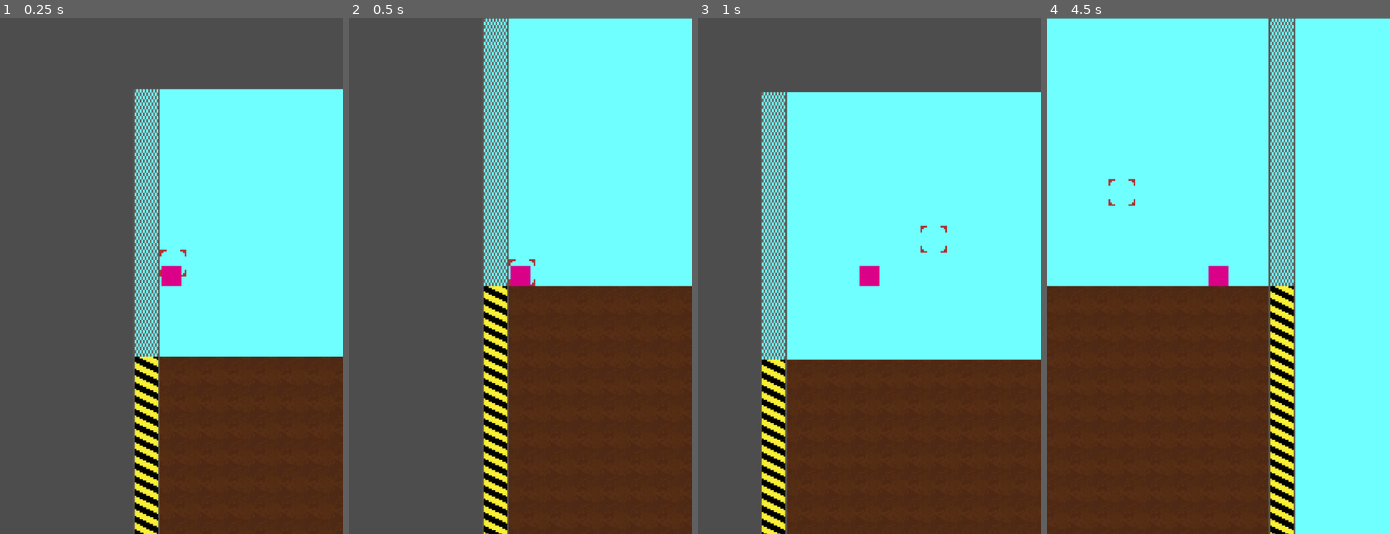
Above: before the commit, frames 1-4 (left to right).
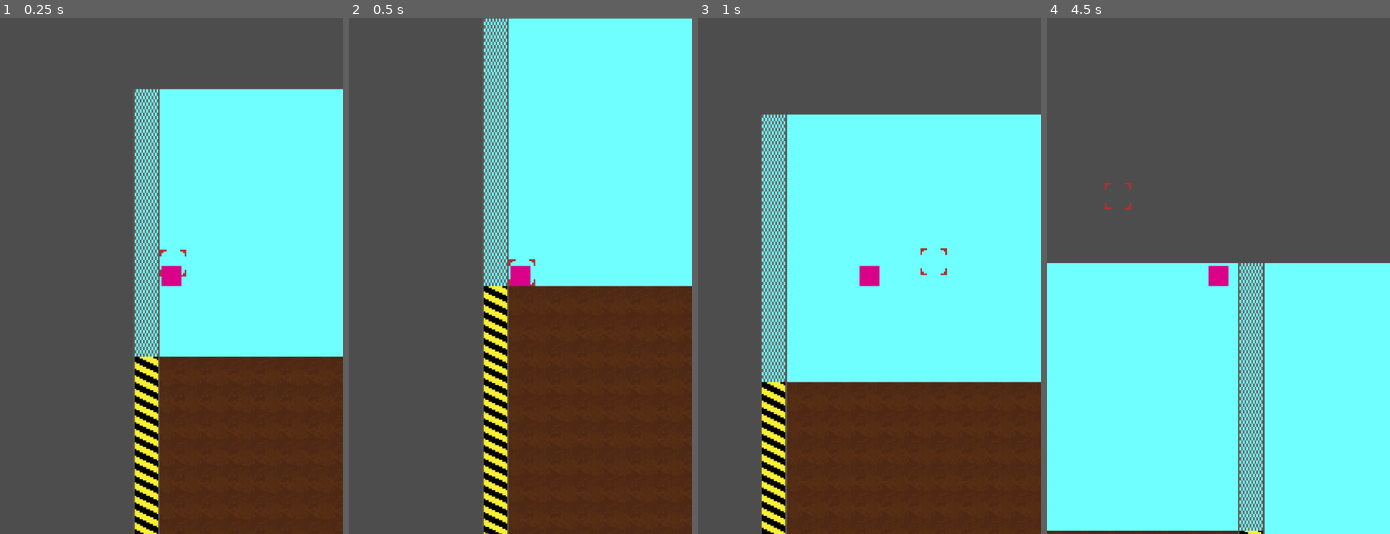
Above: after the commit, the same moments.

Repository: brikr/ludum-dare-57
Game: Godot game, scene res://scenes/main/main.tscn
Two runs of this game, one before a commit and one after it. Both use one fixed random seed, a clock stepped at 60 frames per second and the inputs below.
Inputs (mouse positions are in pixels of both pictures, inside the frame that each line leads up to):
- Up to frame 1 (0.25 s): no input
- Up to frame 2 (0.5 s): no input
- Up to frame 3 (1 s): move the mouse to (944, 250) at 0.52 s; hold D (move_right) from 0.53 s (still down); hold Space (jump) from 0.53 s (still down)
- Up to frame 4 (4.5 s): move the mouse to (1149, 301) at 1.27 s; release Space (jump) at 1.28 s; click (1149, 301) at 1.35 s; tap Space (jump) at 1.52, 1.55, 1.82, 3.02, 3.05, 3.32 s; move the mouse to (1252, 162) at 2.02 s; release D (move_right) at 2.03 s; hold A (move_left) 2.03-2.78 s; hold Space (jump) 2.03-2.78 s; move the mouse to (1201, 379) at 2.77 s; hold D (move_right) 2.78-4.28 s; click (1201, 379) at 2.85 s; move the mouse to (1321, 353) at 3.52 s; hold Space (jump) 3.53-4.28 s; move the mouse to (1115, 198) at 4.27 s; hold A (move_left) from 4.28 s (still down); click (1115, 198) at 4.35 s

Frame 1 is identical in both runs. In frame 2, less than 0.1% of the frame differs, in the area x 39-46%, y 5-100%; in frame 3, 11%; in frame 4, 82%, in the area x 0-100%, y 0-100%.

Commit message:
jetpack physics

Diff:
--- a/scenes/player/player.gd
+++ b/scenes/player/player.gd
@@ -1,11 +1,21 @@
 extends CharacterBody2D
 
+# max horizontal ground speed
 var speed = 150.0
+# acceleration (per physics frame)
 var accel = 30.0
+# acceleration in the air
 var air_accel = 5.0
-var jump_velocity = 310.0
+# instantaneous vertical velocity bonus when jumping off the ground
+var jump_velocity = 300.0
+# jetpack vertical acceleration
+var jetpack_accel = 30.0
+# max upward speed
+var jetpack_speed_limit = 175.0
 # Get the gravity from the project settings to be synced with RigidBody nodes.
 var gravity = ProjectSettings.get_setting("physics/2d/default_gravity")
+# max fall speed
+var terminal_velocity = 350.0
 
 
 func _physics_process(delta):
@@ -14,6 +24,7 @@
     # Handle jump
     if Input.is_action_just_pressed("jump"):
       velocity.y = jump_velocity * -1
+      $JetpackDelay.start()
 
     # Handle floor movement
     var move_direction = Input.get_axis("move_left", "move_right")
@@ -25,6 +36,8 @@
     # Air stuff
     # Apply gravity
     velocity.y += gravity * delta
+    # limit fall speed
+    velocity.y = min(velocity.y, terminal_velocity)
     # Handle air movement
     var move_direction = Input.get_axis("move_left", "move_right")
     if move_direction:
@@ -32,6 +45,11 @@
     else:
       velocity.x = move_toward(velocity.x, 0, air_accel)
 
+    if Input.is_action_pressed("jump") and $JetpackDelay.is_stopped():
+      # jetpack go brrr
+      velocity.y -= jetpack_accel
+      # limit jetpack boosties
+      velocity.y = max(velocity.y, -jetpack_speed_limit)
 
   move_and_slide()
 
--- a/scenes/player/player.tscn
+++ b/scenes/player/player.tscn
@@ -21,3 +21,7 @@
 
 [node name="CollisionShape2D" type="CollisionShape2D" parent="."]
 shape = SubResource("CapsuleShape2D_dovo2")
+
+[node name="JetpackDelay" type="Timer" parent="."]
+wait_time = 0.3
+one_shot = true
